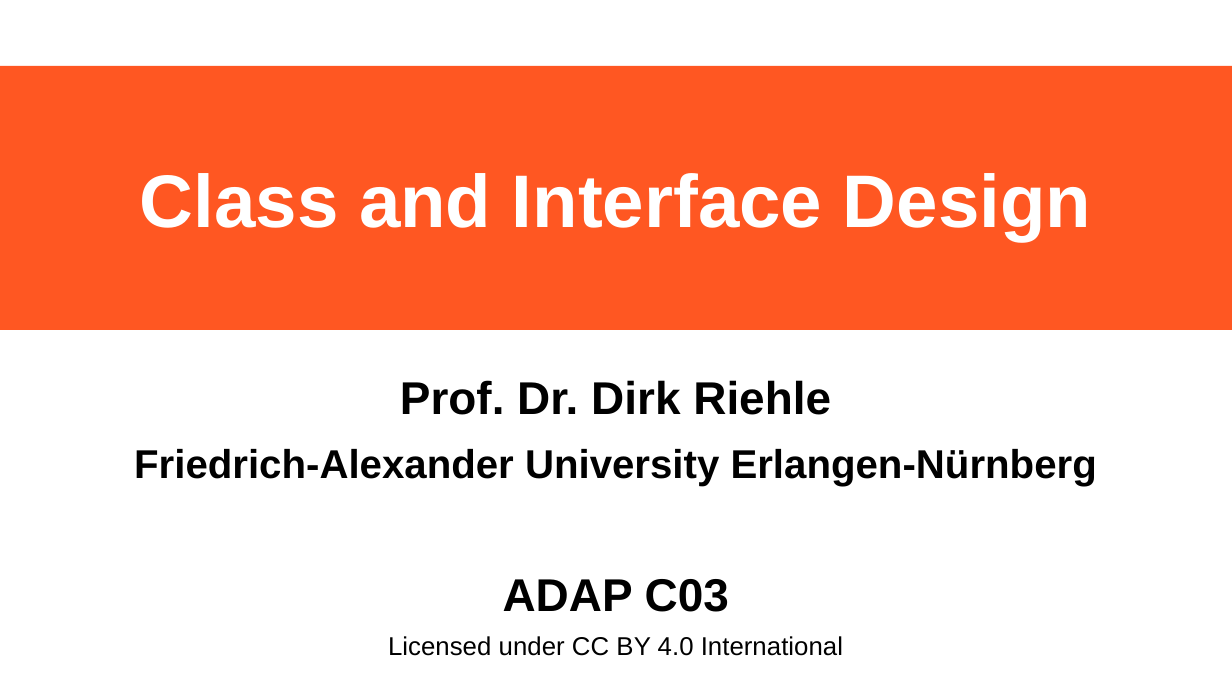
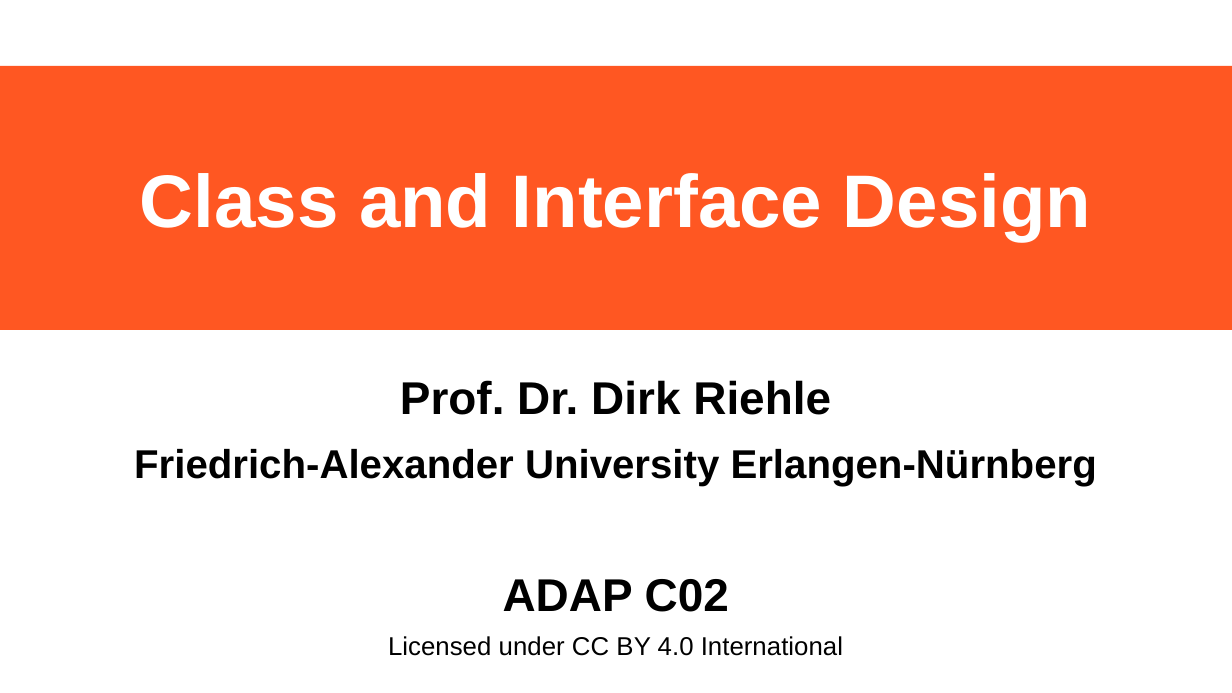
Before and after one commit to dirkriehle/adap-course, a slide deck: slide 1 of Lecture Slides/ADAP C02 - Class and Interface Design.odp. Drawn at 1232x693 pixels with LibreOffice and Linux fonts; fonts in the diff are those of the drawing. Boxes give left, top, right and bottom in pixels: in the first picture for what was removed or moved away, otherwise in the second. Text is boxed around its words. In the diff, an @@ line names an element or a change of style, - is before the commit and + after.

```diff
--- a/Lecture Slides/ADAP C02 - Class and Interface Design.odp
+++ b/Lecture Slides/ADAP C02 - Class and Interface Design.odp
@@ subtitle at (503, 579, 729, 612): text changed @@
-ADAP C03
+ADAP C02
```
Also in this commit, not shown: 1 other slide changed, 10 slides added, 5 other files.
